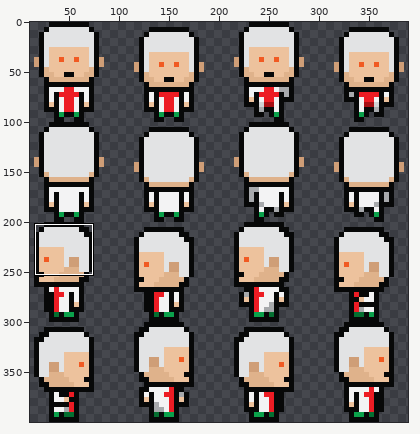
One commit to this sprite sheet: img/hero.png. Above: a wide view before the commit, with the close-up outlined.
Close-up. Earlier state:
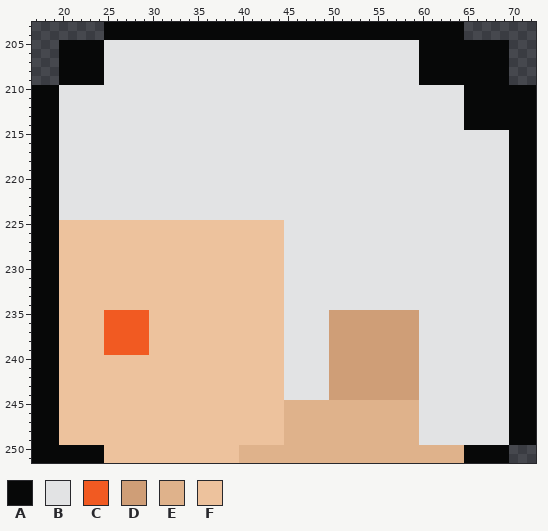
The file is 400x400 pixels. Colours within 5 levels of each other are drawn and written as one. Shown: x 17..72, y 203..251. The wide view leaves out empty margins. The commit also changed other parts of the picture, which this record leaves out.
Palette (. is transparent): A #070808  B #e2e3e4  C #f15a22  D #cf9e77  E #dfb28b  F #edc29d
New version:
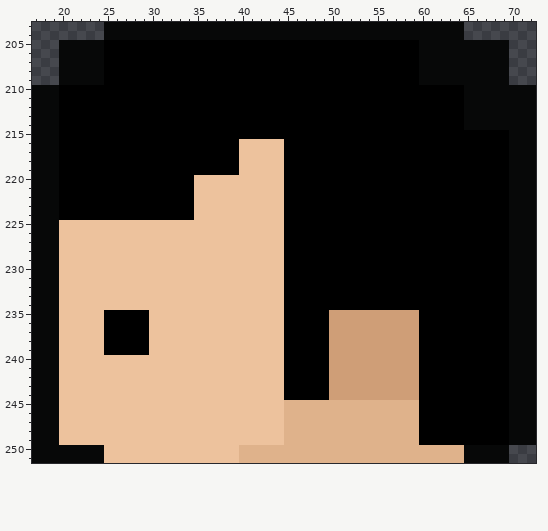
The edit:
colour B: #e2e3e4 -> #000000
Changed rows in their new state; - is a pixel that keeps its letter.
first column x 35:
216 -----FFFFF
217 -----FFFFF
218 -----FFFFF
219 -----FFFFF
220 FFFFFFFFFF
221 FFFFFFFFFF
222 FFFFFFFFFF
223 FFFFFFFFFF
224 FFFFFFFFFF
first column x 25:
235 BBBBB
236 BBBBB
237 BBBBB
238 BBBBB
239 BBBBB
Boxes around the changes in both close-ups, in picture pixels (x1, y1, x2, y2):
changed: (59, 40, 509, 445)
